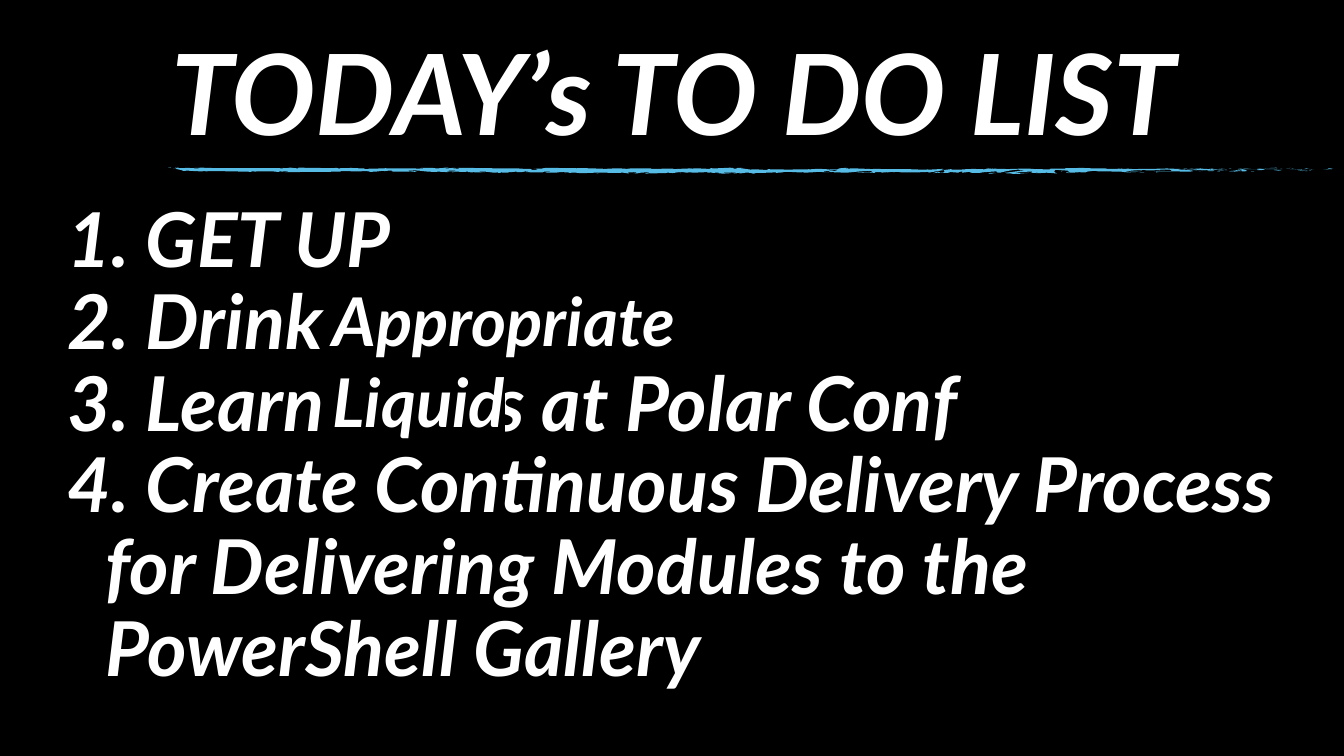
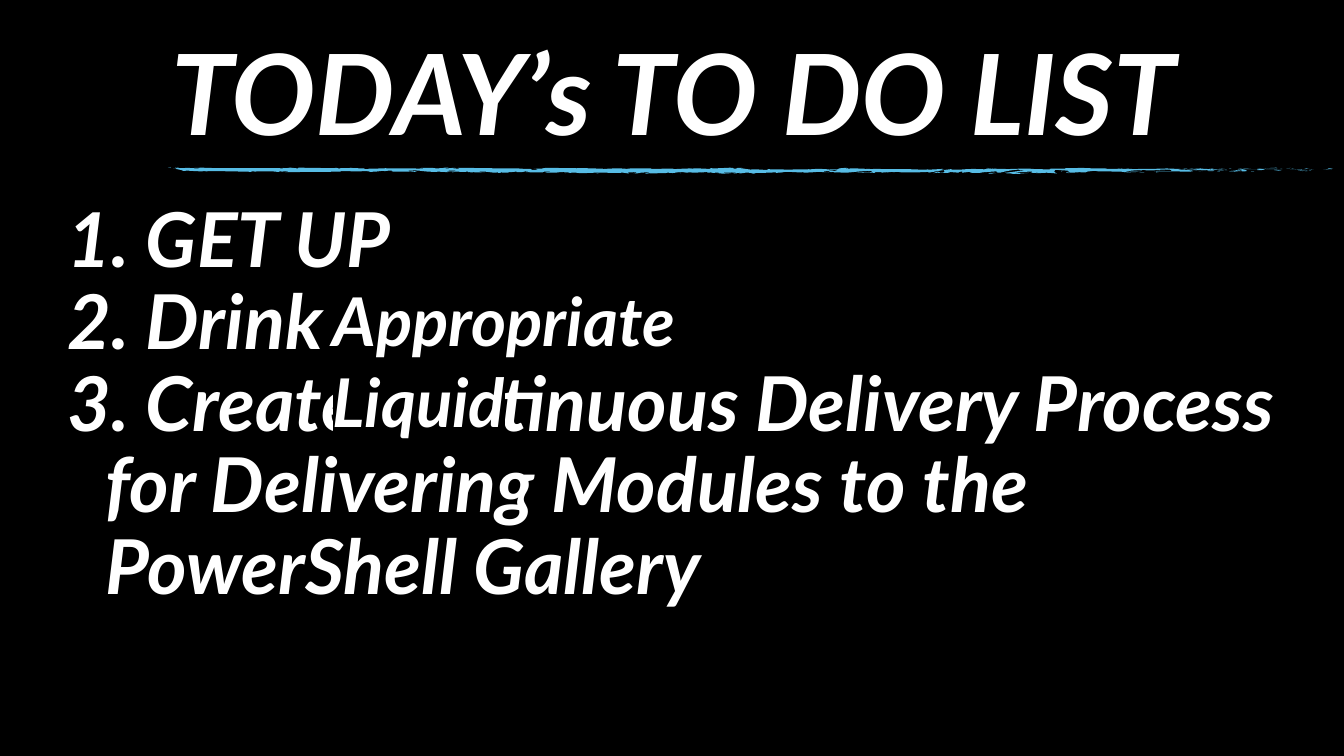
Before and after one commit to SQLDBAWithABeard/Presentations, a slide deck: slide 3 of 2018/Polar Conf/Continuous Delivery For Modules To PowerShell Gallery.pptx. Drawn at 1344x756 pixels with LibreOffice and Linux fonts; fonts in the diff are those of the drawing; background and template pictures are left out. Boxes give left, top, right and bottom in pixels: in the first picture for what was removed or moved away, otherwise in the second. Text is boxed around its words. In the diff, an @@ line names an element or a change of style, - is before the commit and + after.

Commit message:
polar conf pptx

```diff
--- a/2018/Polar Conf/Continuous Delivery For Modules To PowerShell Gallery.pptx
+++ b/2018/Polar Conf/Continuous Delivery For Modules To PowerShell Gallery.pptx
@@ text at box(146, 374, 957, 441): paragraph removed @@
-3. Learn Loads at Polar Conf
```
